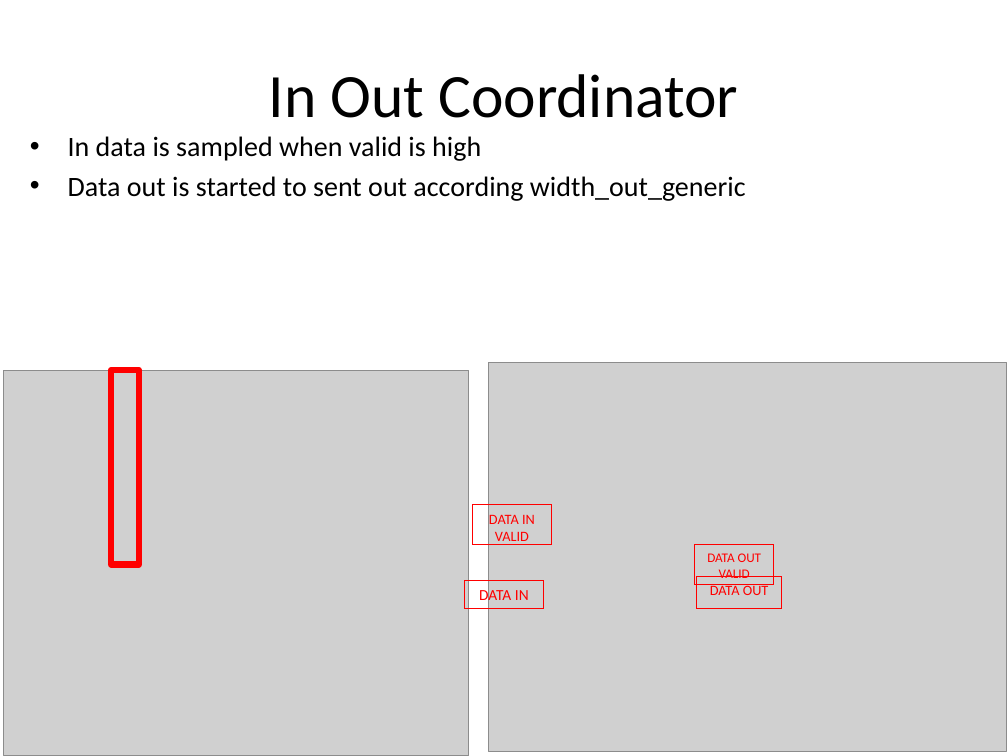
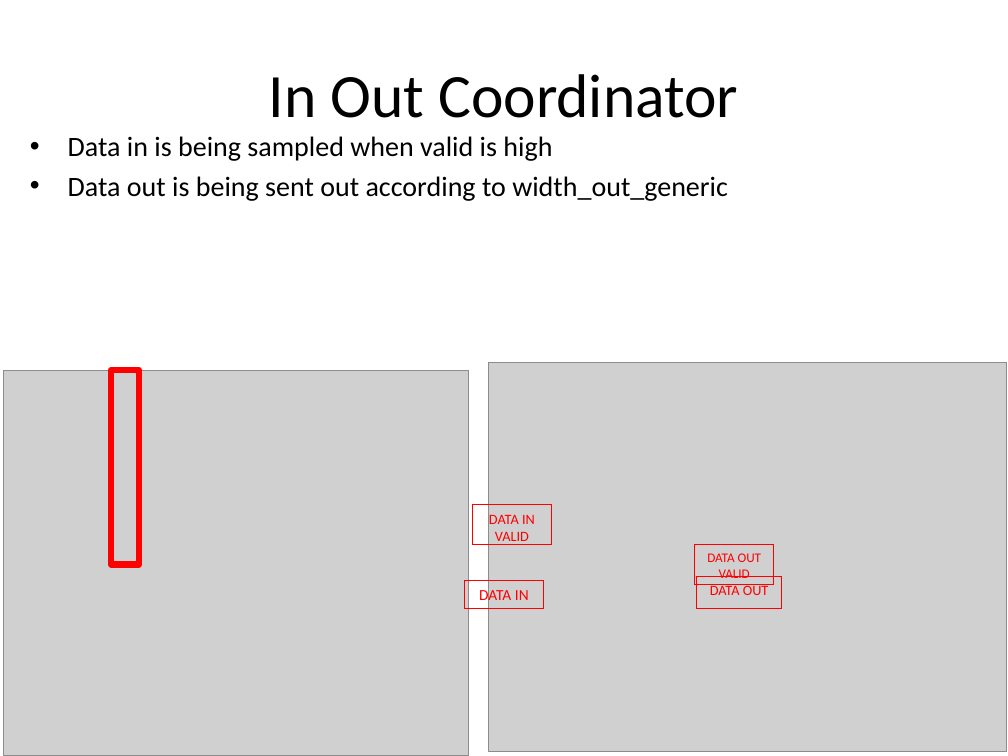
Before and after one commit to battellino/moran-zvika-project, a slide deck: slide 17 of presentation/final/final.pptx (slide 16 before the commit). Drawn at 1008x756 pixels with LibreOffice and Linux fonts; fonts in the diff are those of the drawing; grey boxes stand for pictures; background and template pictures are left out. Boxes give left, top, right and bottom in pixels: in the first picture for what was removed or moved away, otherwise in the second. Text is boxed around its words. In the diff, an @@ line names an element or a change of style, - is before the commit and + after.

```diff
--- a/presentation/final/final.pptx
+++ b/presentation/final/final.pptx
@@ text at (x1=68, y1=136, x2=728, y2=201): text changed @@
-• In data is sampled when valid is high
-• Data out is started to sent out according width_out_generic
+• Data in is being sampled when valid is high
+• Data out is being sent out according to width_out_generic
```
Also in this commit, not shown: 5 other slides changed, 4 slides added.
